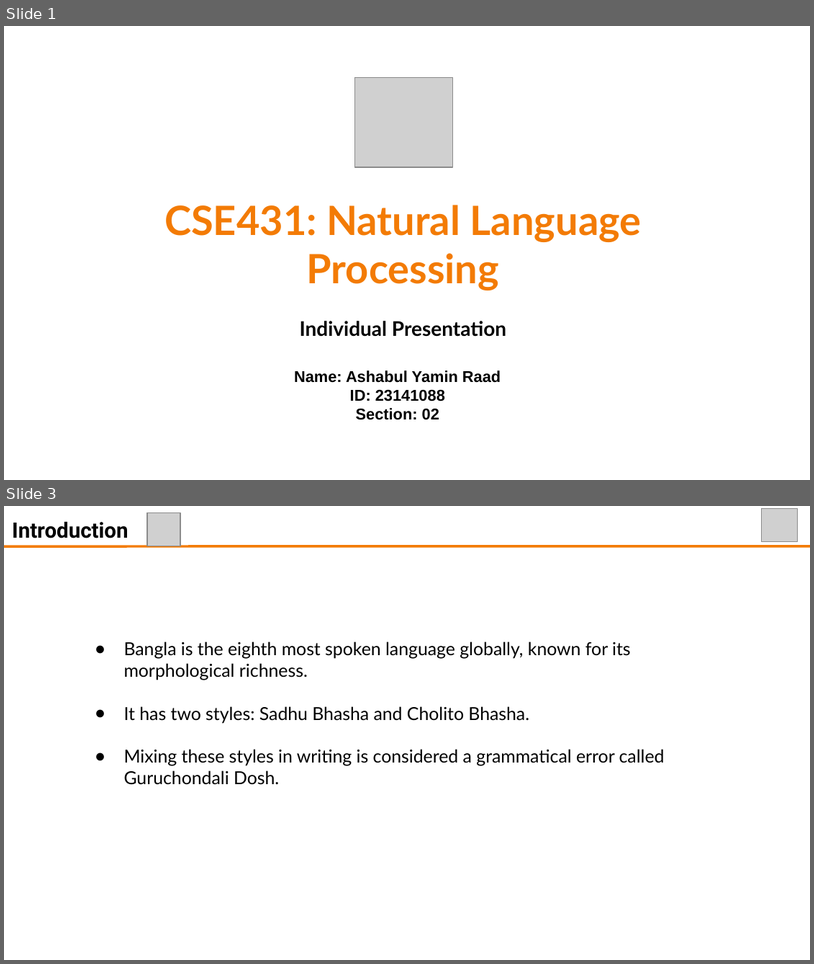
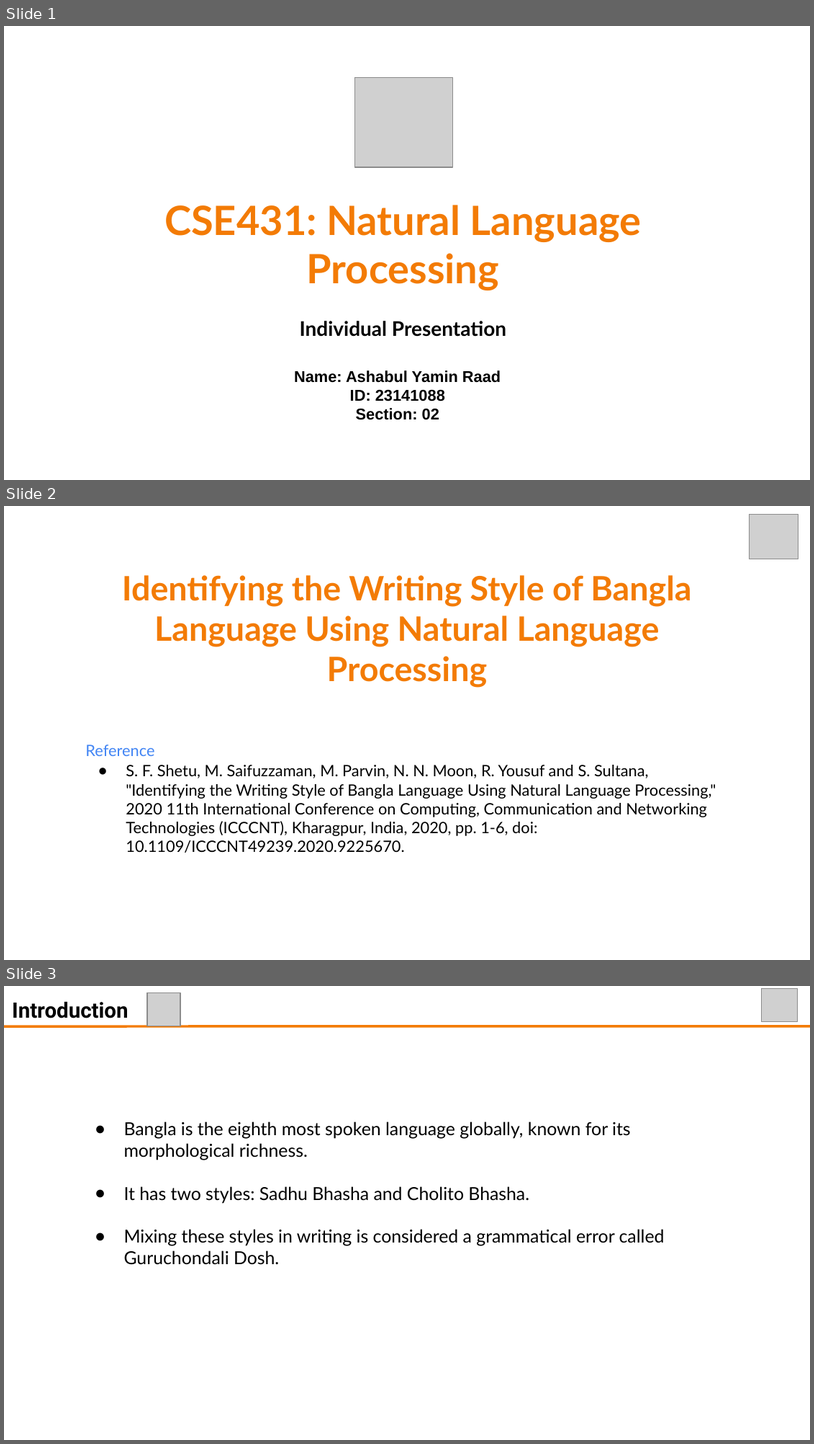
Before and after one commit to Raad05/cse431, a slide deck: Submission02/Submission02.pptx. Shown one above the other, each under a label of ours: slides 1 and 3 before the commit, slides 1, 2 and 3 after it; the slides between them are not shown. The pictures are 814x964 and 814x1444 pixels, drawn with LibreOffice and Linux fonts; fonts in the diff are those of the drawing; grey boxes stand for pictures. Boxes give left, top, right and bottom in pixels: in the first picture for what was removed or moved away, otherwise in the second. Text is boxed around its words. In the diff, an @@ line names an element or a change of style, - is before the commit and + after.

```diff
--- a/Submission02/Submission02.pptx
+++ b/Submission02/Submission02.pptx
@@ slide 2 added at [4, 506, 810, 960], background #FFFFFF @@
@@ picture added at [749, 514, 798, 559] @@
@@ text added at [122, 575, 692, 687], 30 pt, text #F37B05, bold @@
+Identifying the Writing Style of Bangla Language Using Natural Language Processing
@@ text added at [85, 744, 716, 852], 14 pt, text #000000 @@
+Reference
+● S. F. Shetu, M. Saifuzzaman, M. Parvin, N. N. Moon, R. Yousuf and S. Sultana, "Identifying the Writing Style of Bangla Language Using Natural Language Processing," 2020 11th International Conference on Computing, Communication and Networking Technologies (ICCCNT), Kharagpur, India, 2020, pp. 1-6, doi: 10.1109/ICCCNT49239.2020.9225670.
```
Also in this commit, not shown: 1 slide removed, 2 other files.
